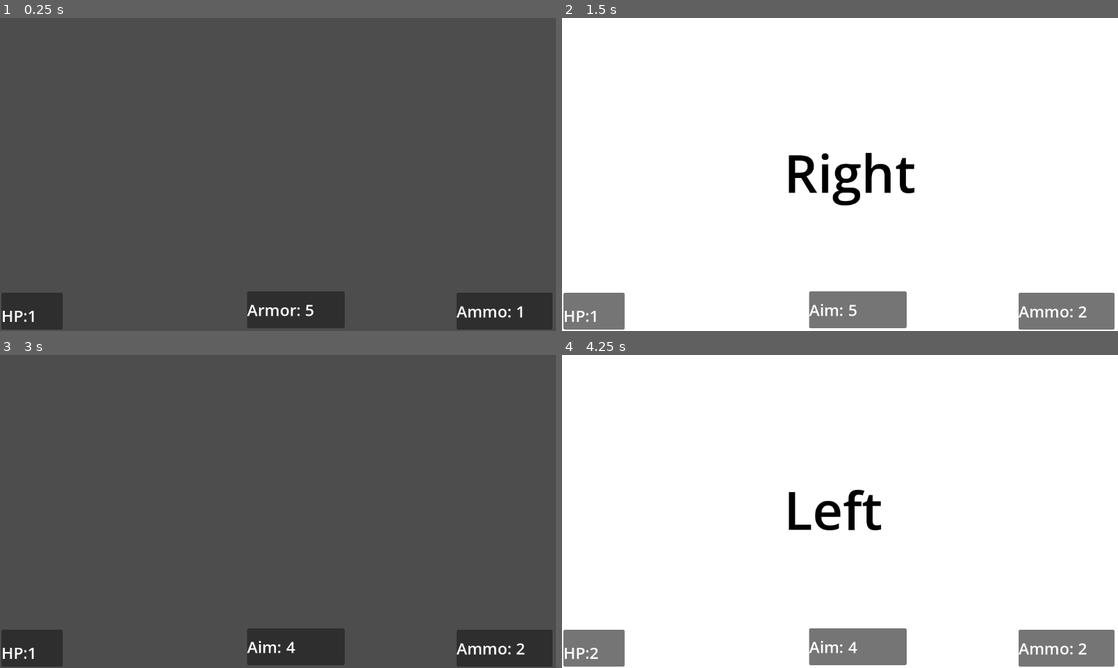
Above: before the commit, frames 1-4 (two rows, left to right).
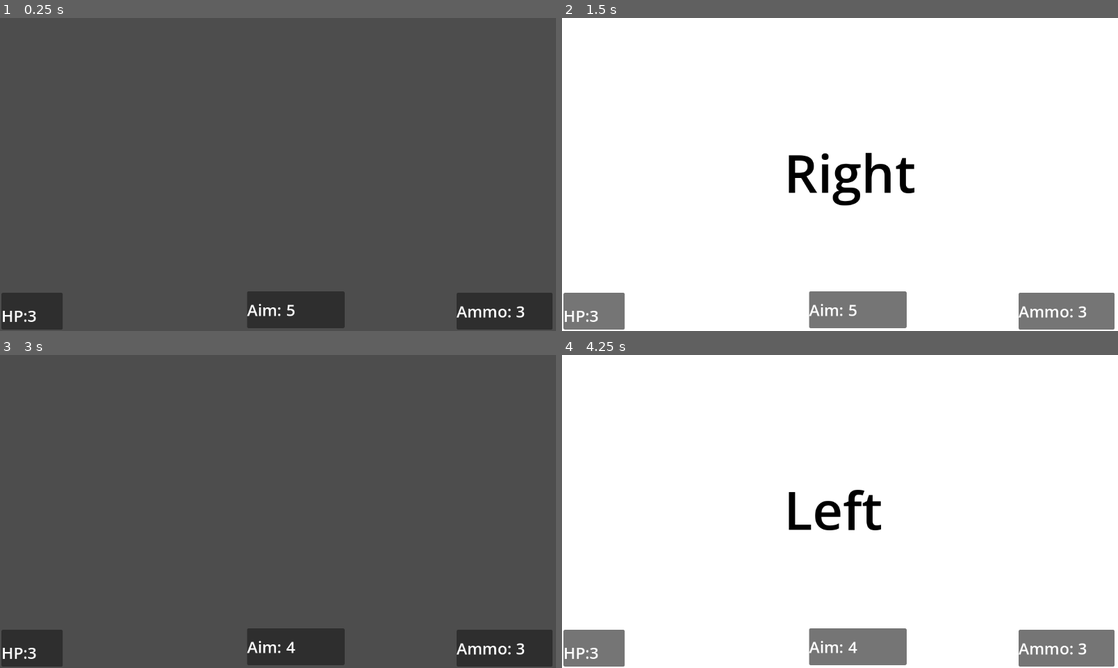
Above: after the commit, the same moments.

Repository: The4erepaha/Forgotten-cells
Game: Godot game, scene res://scenes/main.tscn
Same seed, same stepped clock (60 frames per second), same inputs: the game is played once before the commit and once after it. The engine's default icon, where the game draws it, is replaced by a stand-in: a white triangle on a blue panel in a dark square.
Inputs (mouse positions are in pixels of both pictures, inside the frame that each line leads up to):
- Up to frame 1 (0.25 s): no input
- Up to frame 2 (1.5 s): tap Enter at 0.5 s; move the mouse to (962, 158) at 0.52 s; hold D (right) 0.53-1.28 s; hold Right mouse button (up_aim) 0.53-1.28 s; click (962, 158) at 0.6 s; tap Space at 1.25 s; move the mouse to (728, 190) at 1.27 s; hold S (down) from 1.28 s (still down); right-click (728, 190) at 1.35 s
- Up to frame 3 (3 s): click (166, 527) at 1.55 s; tap Enter at 2 s; move the mouse to (333, 442) at 2.02 s; release S (down) at 2.03 s; hold D (right) 2.03-2.78 s; hold Right mouse button (up_aim) 2.03-2.78 s; click (333, 442) at 2.1 s; tap Space at 2.75 s; move the mouse to (250, 574) at 2.77 s; hold W (open_up) from 2.78 s (still down); right-click (250, 574) at 2.85 s
- Up to frame 4 (4.25 s): click (812, 574) at 3.05 s; tap Enter at 3.5 s; move the mouse to (1006, 558) at 3.52 s; release W (open_up) at 3.53 s; hold A (left) from 3.53 s (still down); hold Right mouse button (up_aim) from 3.53 s (still down); click (1006, 558) at 3.6 s

The runs differ from the first frame. In frame 1, 0.3% of the frame differs, in the area x 5-95%, y 91-98%; in frame 2, less than 0.1%; in frame 3, less than 0.1%; in frame 4, less than 0.1%.

Commit message:
add damage logic, first enemy logic

Diff:
--- /dev/null
+++ b/scenes/enemy.tscn
@@ -0,0 +1,24 @@
+[gd_scene format=3 uid="uid://dx1fv6sukh855"]
+
+[ext_resource type="Texture2D" uid="uid://bksakgn1dij4m" path="res://icon.svg" id="1_7p1mj"]
+[ext_resource type="Script" uid="uid://cywe2p1xh6j7h" path="res://scripts/enemy.gd" id="1_md0e3"]
+
+[sub_resource type="RectangleShape2D" id="RectangleShape2D_ygiu2"]
+size = Vector2(64, 64)
+
+[node name="Enemy" type="Node2D" unique_id=1697744770]
+script = ExtResource("1_md0e3")
+
+[node name="Area2D" type="Area2D" parent="." unique_id=826674636]
+
+[node name="Sprite2D" type="Sprite2D" parent="Area2D" unique_id=791716602]
+scale = Vector2(0.5, 0.5)
+texture = ExtResource("1_7p1mj")
+
+[node name="CollisionShape2D" type="CollisionShape2D" parent="Area2D" unique_id=588655418]
+shape = SubResource("RectangleShape2D_ygiu2")
+
+[node name="Timer" type="Timer" parent="." unique_id=614610721]
+wait_time = 3.0
+
+[connection signal="timeout" from="Timer" to="." method="_on_timer_timeout"]
--- a/scenes/main.tscn
+++ b/scenes/main.tscn
@@ -16,9 +16,17 @@
 [node name="Main" type="Node2D" unique_id=361318409]
 script = ExtResource("1_0wfyh")
 
+[node name="Spawn_enemy" type="Timer" parent="." unique_id=1842595399]
+wait_time = 5.0
+autostart = true
+
+[node name="HUD" parent="." unique_id=1391800513 instance=ExtResource("2_sugp2")]
+z_index = 2
+
 [node name="Player" parent="." unique_id=1312970847 instance=ExtResource("1_o5qli")]
 
 [node name="lee_items" type="Node2D" parent="." unique_id=603396588]
+z_index = 1
 
 [node name="lee_left" type="StaticBody2D" parent="lee_items" unique_id=1044753347]
 position = Vector2(63, 137)
@@ -84,4 +92,4 @@
 label_settings = SubResource("LabelSettings_wofu5")
 horizontal_alignment = 1
 
-[node name="HUD" parent="." unique_id=1391800513 instance=ExtResource("2_sugp2")]
+[connection signal="timeout" from="Spawn_enemy" to="." method="_on_timer_timeout"]
--- a/scenes/player.tscn
+++ b/scenes/player.tscn
@@ -3,12 +3,18 @@
 [ext_resource type="Script" uid="uid://x6br0qpcc20a" path="res://scripts/player.gd" id="1_3vyb7"]
 [ext_resource type="Texture2D" uid="uid://celj7sgs3bg10" path="res://sprites/aim_idle.png" id="2_g2els"]
 
+[sub_resource type="CircleShape2D" id="CircleShape2D_wofu5"]
+radius = 4.0
+
 [node name="Player" type="Node2D" unique_id=1312970847]
 script = ExtResource("1_3vyb7")
-hp = 1
-ammo = 1
 
-[node name="Sprite2D" type="Sprite2D" parent="." unique_id=1938232944]
-position = Vector2(588, 317)
+[node name="Aim" type="Area2D" parent="." unique_id=1986403066]
+z_index = 1
+
+[node name="Aim_sprite" type="Sprite2D" parent="Aim" unique_id=1938232944]
 scale = Vector2(0.3, 0.3)
 texture = ExtResource("2_g2els")
+
+[node name="CollisionShape2D" type="CollisionShape2D" parent="Aim" unique_id=1044197380]
+shape = SubResource("CircleShape2D_wofu5")
--- /dev/null
+++ b/scripts/enemy.gd
@@ -0,0 +1,31 @@
+extends Node2D
+
+
+signal enemy_atack(damage)
+
+@export var hp_enemy = 1
+@export var enemy_damage = 1
+
+
+func _ready() -> void:
+	$Timer.start()    # начало таймера (в инспекторе значение ставить: wait_time)
+
+
+# функция получения урона от игрока
+func take_damage_enemy(damage):
+	hp_enemy -= damage
+	print(hp_enemy)
+	if hp_enemy <= 0:
+		die_enemy()
+
+
+# функция смерти врага
+func die_enemy():
+	queue_free()         # удаляет узел из сцены в конце кадра
+
+
+
+func _on_timer_timeout() -> void:
+	print("враг пропал")
+	emit_signal("enemy_atack", enemy_damage)
+	queue_free()
--- a/scripts/main.gd
+++ b/scripts/main.gd
@@ -4,16 +4,20 @@
 @onready var player = $Player
 
 
+const  enemy_scene = preload("res://scenes/enemy.tscn")  #загрузка сцены в память заранее
+
+
 
 func _ready() -> void:
 	player.player_state.connect(_on_state_player)
 	player.changed_resources.connect(_update_resources)
+
 	$lee_items/lee_left.visible = false
 	$lee_items/lee_right.visible = false
 	$lee_items/lee_down.visible = false
 	$HUD/HP_bar/HP_label.text = "HP:" + str(player.hp)
 	$HUD/Ammo_bar/Ammo_label.text = "Ammo: " +str(player.ammo)
-	$HUD/AimCharge_bar/AimCharge_label.text = "Armor: " + str(player.aim_charge)
+	$HUD/AimCharge_bar/AimCharge_label.text = "Aim: " + str(player.aim_charge)
 
 
 func _physics_process(_delta: float) -> void:
@@ -43,3 +47,18 @@
 	$HUD/HP_bar/HP_label.text = "HP:" + str(player.hp)
 	$HUD/Ammo_bar/Ammo_label.text = "Ammo: " + str(player.ammo)
 	$HUD/AimCharge_bar/AimCharge_label.text = "Aim: " + str(int(player.aim_charge))
+
+
+# функция отвечающая за спавн врага
+func _on_timer_timeout() -> void:
+	if player.state == 0:
+		print("враг появился")
+		var enemy = enemy_scene.instantiate()  # создание копии сцены
+		add_child(enemy)  # добавляем в дерево сцены
+		enemy.position = Vector2(586, 179)  # указываем позицию
+		enemy.enemy_atack.connect(_on_enemy_atack)
+
+# функция атаки врага
+func _on_enemy_atack(damage):
+	if player.state == 0:
+		player.take_damage_player(damage)
--- a/scripts/player.gd
+++ b/scripts/player.gd
@@ -8,6 +8,8 @@
 @export var hp = 3     #hp игрока
 @export var ammo = 3        # амуниция игрока
 @export var aim_charge = 5     # броня игрока
+
+@export var player_damage = 1
 
 signal player_state(state)
 
@@ -59,14 +61,14 @@
 func move_aim(delta):
 	if state == State.NORMAL && aim_charge > 0:
 		if Input.is_action_pressed("up_aim"):
-			$Sprite2D.visible = true
+			$Aim.visible = true
 			#спрайт будет менять позицию как и движения мышки (следит за мышкой)
 			aim_system(delta)
-			$Sprite2D.global_position = get_global_mouse_position()
+			$Aim.global_position = get_global_mouse_position()
 			if Input.is_action_just_pressed("shoot"):
 				shoot_system()
-		else: $Sprite2D.visible = false
-	else: $Sprite2D.visible = false
+		else: $Aim.visible = false
+	else: $Aim.visible = false
 
 
 
@@ -92,8 +94,14 @@
 		ammo -= 1
 		# !!! очень важно, если есть изменние нужен emit_signal
 		# что бы изменилось - нужно  крикнуть
+		var overlapping = $Aim.get_overlapping_areas() #это список Area2D которые касаются прицела
+		if overlapping.size() > 0:
+			var hit_area = overlapping[0]  # hit_area - это Area2D врага
+			var enemy = hit_area.get_parent() # enemy это сам узел сцены Enemy (Node2D)
+			enemy.take_damage_enemy(player_damage)
 		emit_signal("changed_resources")
 	else: print("нет патронов!")
+
 
 # функция пополнения патронов
 func aim_bonus(delta):
@@ -106,3 +114,15 @@
 func aim_system(delta):
 	aim_charge -= 1 * delta
 	emit_signal("changed_resources")
+
+# функция получения урона
+func take_damage_player(damage):
+	hp -= damage
+	emit_signal("changed_resources")
+	if hp <= 0:
+		hp = 0
+		die_player()
+
+# функция смерти игрока
+func die_player():
+	print("gg")
Not shown, added: scripts/enemy.gd.uid
